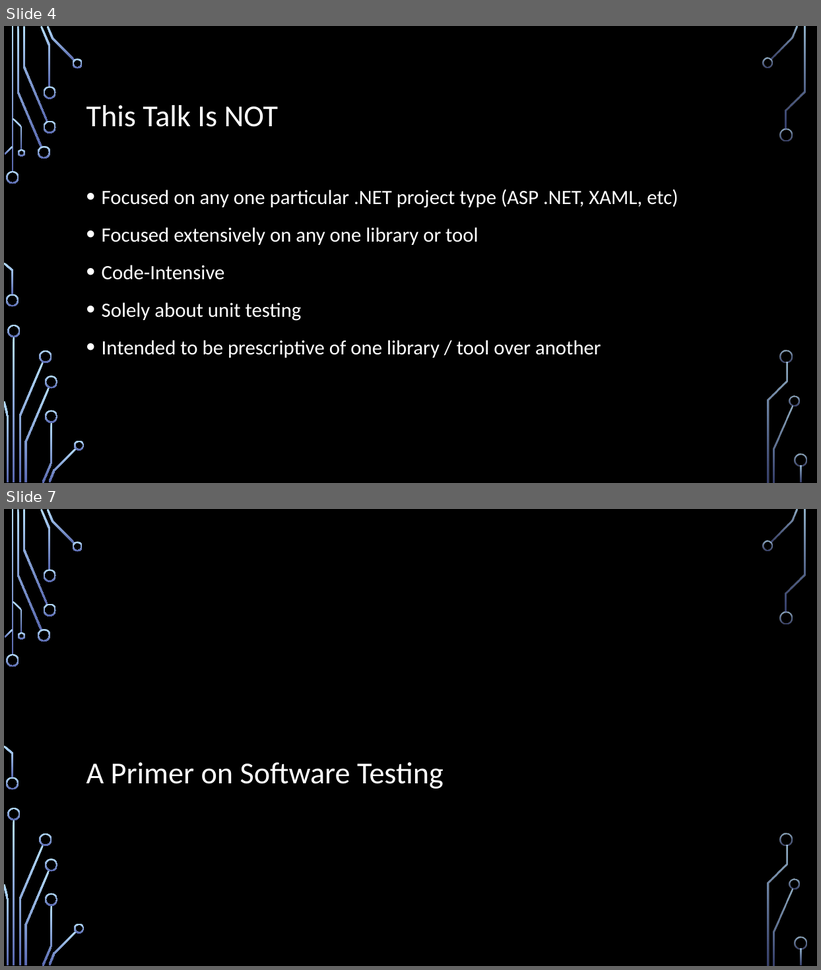
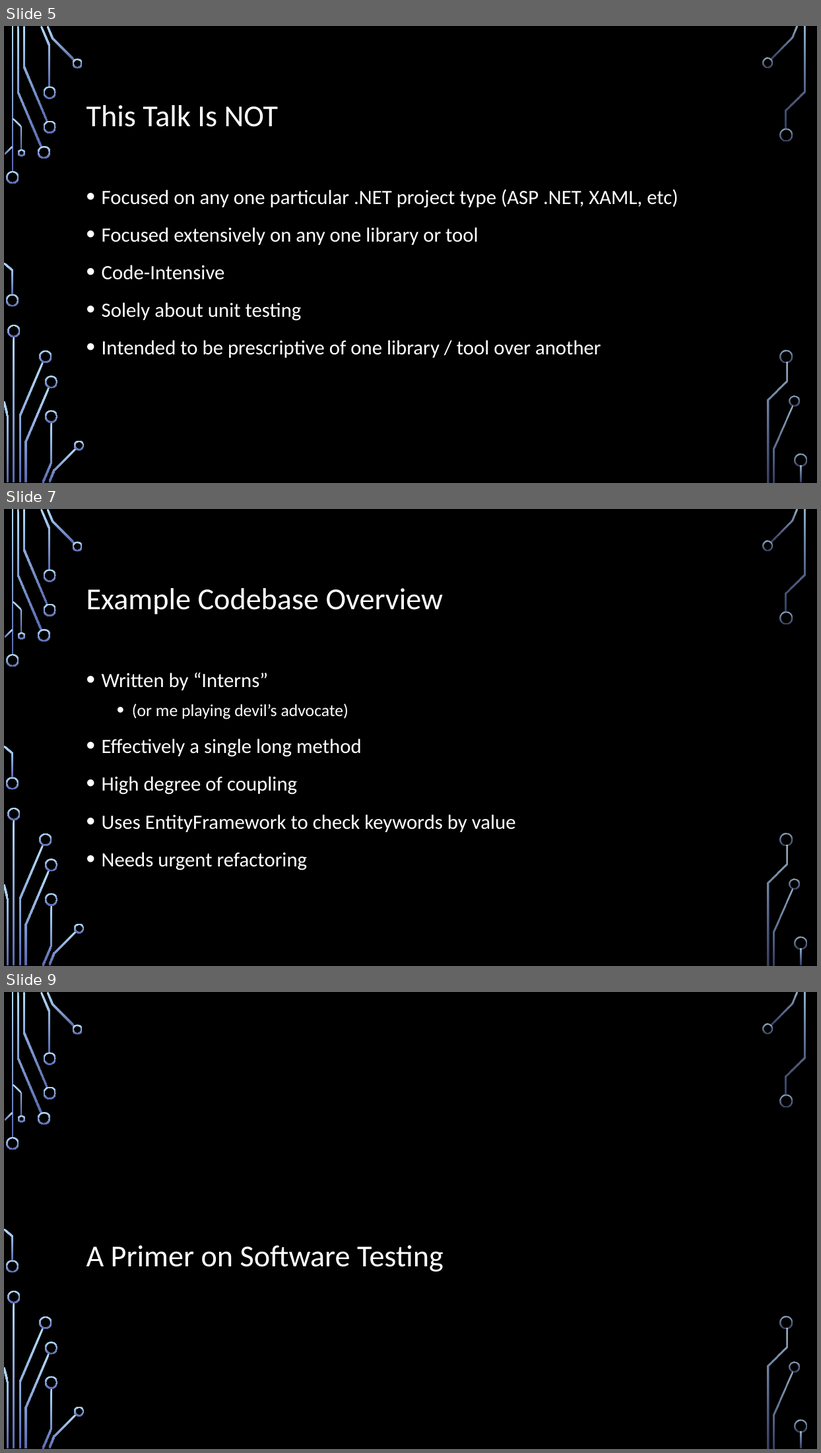
Before and after one commit to IntegerMan/SoftwareQualityTalk, a slide deck: Software Quality Recipes for Legacy.pptx. Shown one above the other, each under a label of ours: slides 4 and 7 before the commit, slides 5, 7 and 9 after it; the slides between them are not shown. The pictures are 821x970 and 821x1453 pixels, drawn with LibreOffice and Linux fonts; fonts in the diff are those of the drawing; background and template pictures are left out. Boxes give left, top, right and bottom in pixels: in the first picture for what was removed or moved away, otherwise in the second. Text is boxed around its words. In the diff, an @@ line names an element or a change of style, - is before the commit and + after.

```diff
--- a/Software Quality Recipes for Legacy.pptx
+++ b/Software Quality Recipes for Legacy.pptx
@@ slide 7 added at (4,509,817,966), background picture (left out); not listed: 36 template elements that a slide beside it also shows @@
@@ title added at (86,588,444,615), 36 pt, text #FFFFFF @@
+Example Codebase Overview
@@ text added at (102,673,516,871), 24 pt, text #FFFFFF @@
+• Written by “Interns”
+  • (or me playing devil’s advocate)
+• Effectively a single long method
+• High degree of coupling
+• Uses EntityFramework to check keywords by value
+• Needs urgent refactoring
@@ what was slide 4 is now slide 5 @@
@@ what was slide 7 is now slide 9 @@
```
Also in this commit, not shown: 8 slides changed, 7 other slides added, 4 slides removed, 10 other files.
